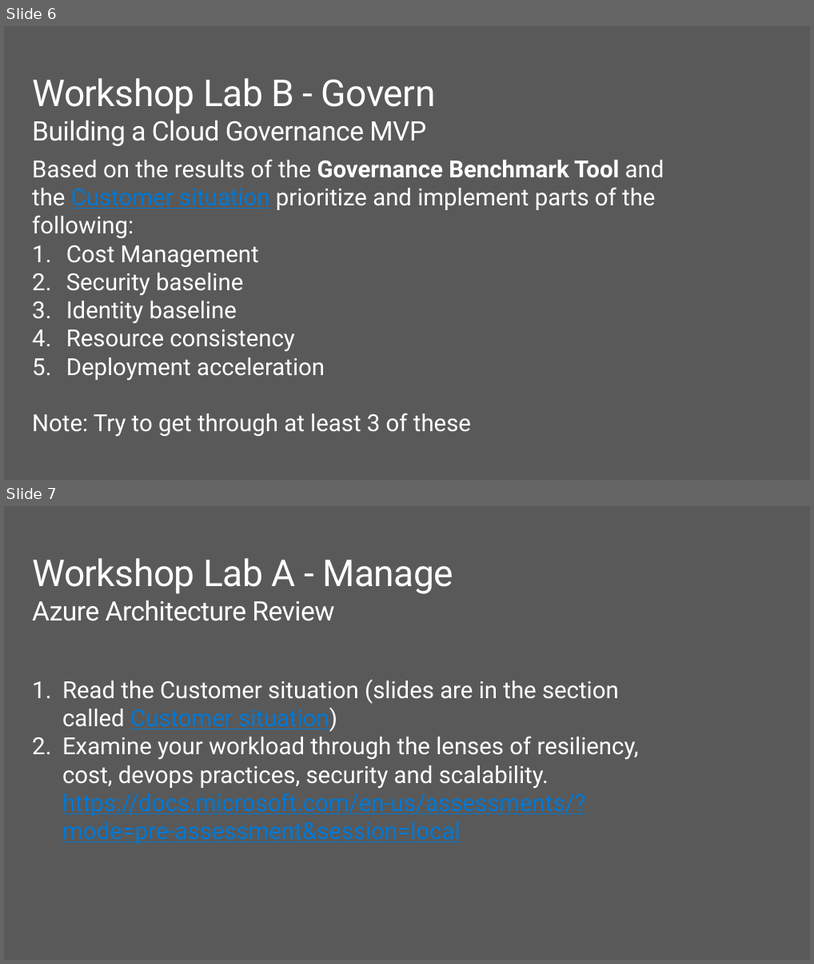
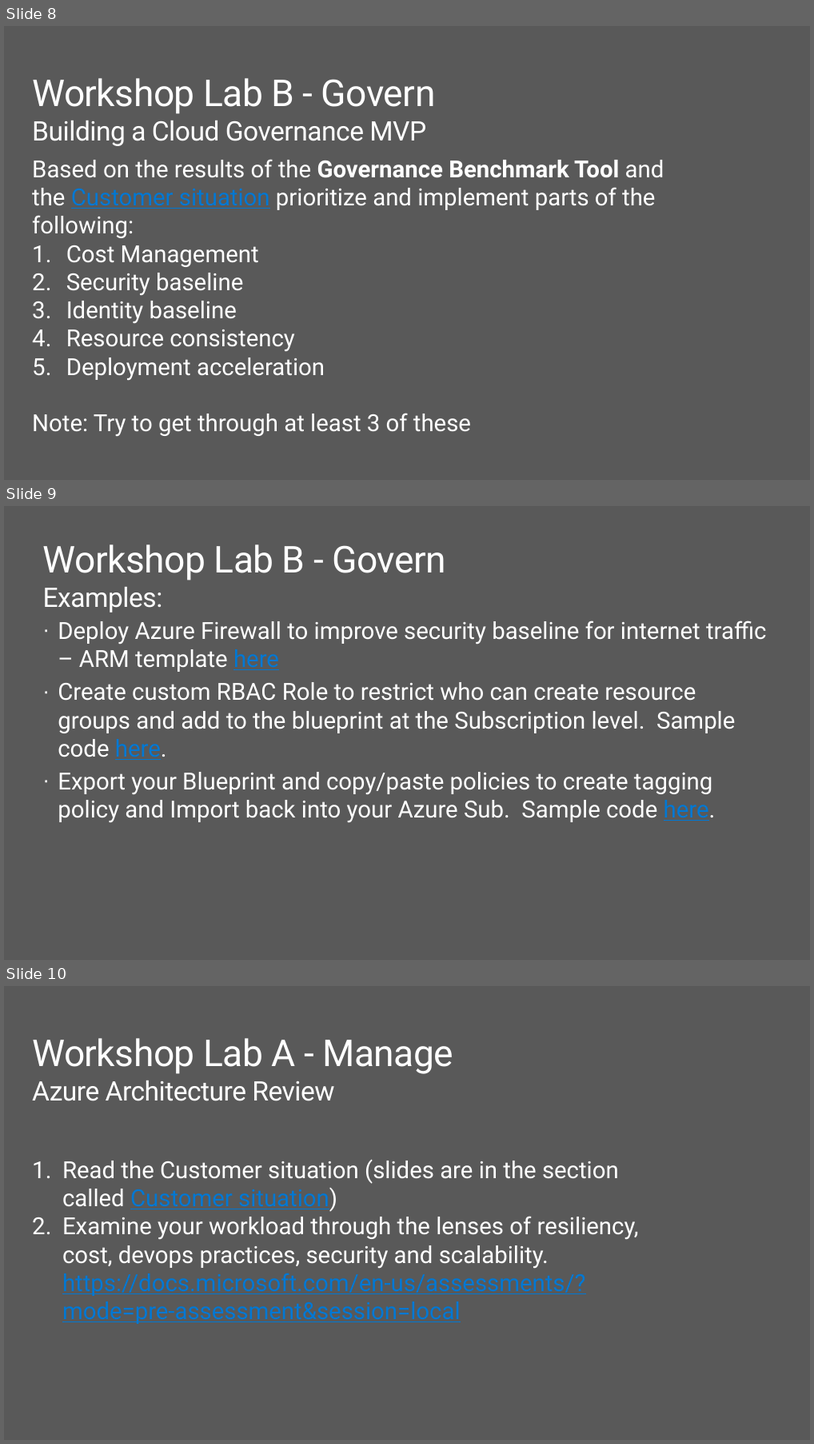
Before and after one commit to rkuehfus/CAFWorkshop, a slide deck: Student/Guides/CAF Workshop Labs.pptx. Shown one above the other, each under a label of ours: slides 6 and 7 before the commit, slides 8, 9 and 10 after it. The pictures are 814x964 and 814x1444 pixels, drawn with LibreOffice and Linux fonts; fonts in the diff are those of the drawing; background and template pictures are left out. Boxes give left, top, right and bottom in pixels: in the first picture for what was removed or moved away, otherwise in the second. Text is boxed around its words. In the diff, an @@ line names an element or a change of style, - is before the commit and + after.

```diff
--- a/Student/Guides/CAF Workshop Labs.pptx
+++ b/Student/Guides/CAF Workshop Labs.pptx
@@ slide 9 added at [4, 506, 810, 960], background #595959 @@
@@ title added at [43, 544, 446, 612], 44 pt, text #FFFFFF @@
+Workshop Lab B - Govern
+Examples:
@@ text added at [58, 620, 766, 823], 28 pt, text #FFFFFF @@
+· Deploy Azure Firewall to improve security baseline for internet traffic – ARM template here
+· Create custom RBAC Role to restrict who can create resource groups and add to the blueprint at the Subscription level. Sample code here.
+· Export your Blueprint and copy/paste policies to create tagging policy and Import back into your Azure Sub. Sample code here.
@@ what was slide 6 is now slide 8 @@
@@ what was slide 7 is now slide 10 @@
```
Also in this commit, not shown: 2 slides changed, 4 other slides added.
